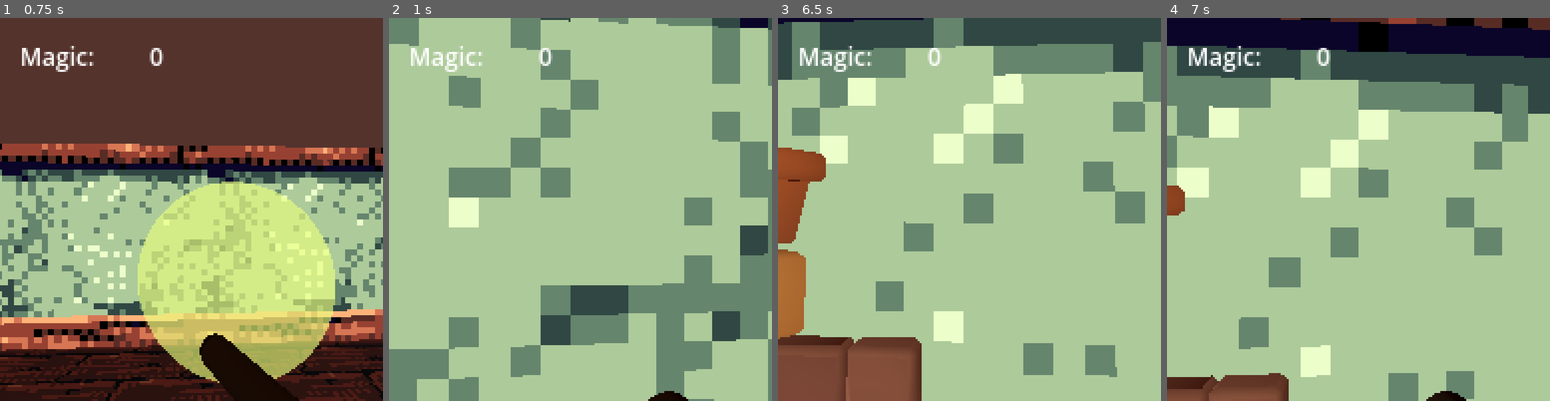
Above: before the commit, frames 1-4 (left to right).
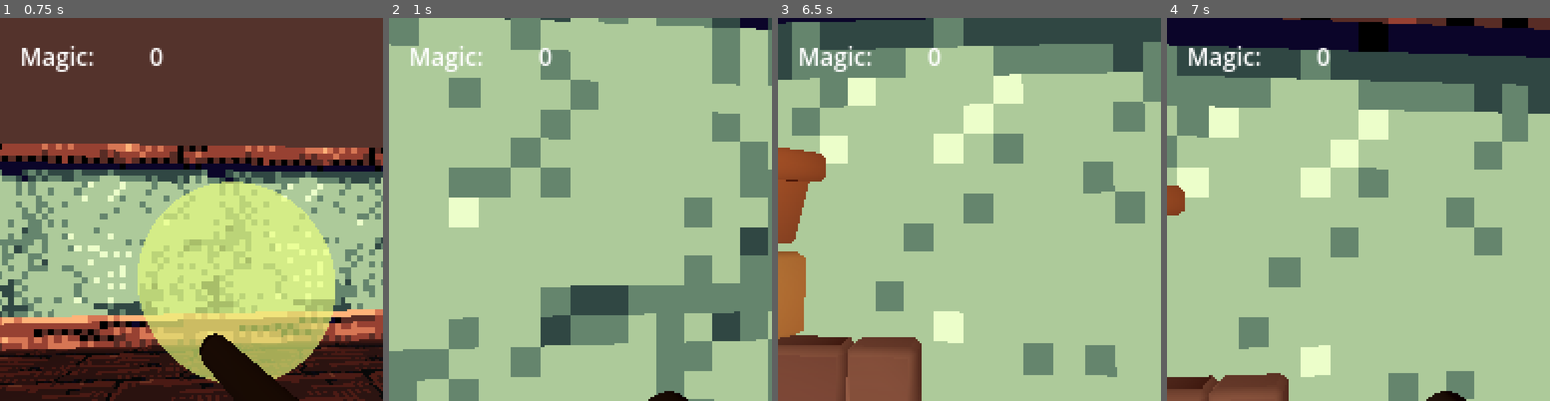
Above: after the commit, the same moments.

Repository: kaisalmon/gwt-85-entry
Game: Godot game, scene res://scenes/level/level.tscn
Same seed, same stepped clock (60 frames per second), same inputs: the game is played once before the commit and once after it.
Inputs (mouse positions are in pixels of both pictures, inside the frame that each line leads up to):
- Up to frame 1 (0.75 s): move the mouse to (210, 209) at 0.52 s; press the mouse at (210, 209) at 0.53 s; hold W (move_up) from 0.53 s (still down)
- Up to frame 2 (1 s): keep holding W (move_up)
- Up to frame 3 (6.5 s): move the mouse to (950, 209) at 1.27 s; release the mouse at (950, 209) at 1.28 s; click (950, 209) at 1.35 s; move the mouse to (980, 201) at 2.02 s; press the mouse at (980, 201) at 2.03 s; move the mouse to (965, 217) at 2.77 s; release the mouse at (965, 217) at 2.78 s; click (965, 217) at 2.85 s; move the mouse to (1000, 213) at 3.52 s; press the mouse at (1000, 213) at 3.53 s; move the mouse to (938, 205) at 4.27 s; release the mouse at (938, 205) at 4.28 s; click (938, 205) at 4.35 s; move the mouse to (973, 209) at 5.02 s; press the mouse at (973, 209) at 5.03 s; move the mouse to (954, 201) at 5.77 s; release W (move_up) at 5.78 s; release the mouse at (954, 201) at 5.78 s; hold D (move_right) from 5.78 s (still down); click (954, 201) at 5.85 s
- Up to frame 4 (7 s): move the mouse to (1377, 209) at 6.52 s; release D (move_right) at 6.53 s; press the mouse at (1377, 209) at 6.53 s; hold W (move_up) from 6.53 s (still down)

Frame 1 is identical in both runs. In frame 2, 0.8% of the frame differs, in the area x 0-99%, y 0-95%; in frame 3, 0.1%; in frame 4, 0.1%.

Commit message:
tried improving interaction

Diff:
--- a/scenes/interactable/cauldron.tscn
+++ b/scenes/interactable/cauldron.tscn
@@ -60,7 +60,7 @@
 draw_pass_1 = SubResource("QuadMesh_m4y0a")
 
 [node name="ItemConsumer" parent="." node_paths=PackedStringArray("debug_label_3d") instance=ExtResource("4_sw1e1")]
-transform = Transform3D(1, 0, 0, 0, 1, 0, 0, 0, 1, 0, 0.4, 0)
+transform = Transform3D(1, 0, 0, 0, 1, 0, 0, 0, 1, 0, 0.544188, 0)
 debug_label_3d = NodePath("../DebugLabel3D")
 
 [node name="DebugLabel3D" type="Label3D" parent="."]
@@ -69,3 +69,4 @@
 text = "lorem ipsum"
 
 [editable path="blockbench_export"]
+[editable path="ItemConsumer"]
--- a/scenes/interactable/item_provider.tscn
+++ b/scenes/interactable/item_provider.tscn
@@ -3,7 +3,7 @@
 [ext_resource type="Script" uid="uid://bnfcnb8qrl0t5" path="res://scenes/interactable/item_provider.gd" id="1_yvxfo"]
 
 [sub_resource type="SphereShape3D" id="SphereShape3D_b7q1x"]
-radius = 1.0
+radius = 0.8
 
 [sub_resource type="StandardMaterial3D" id="StandardMaterial3D_yvxfo"]
 transparency = 1
--- a/scenes/level/level.tscn
+++ b/scenes/level/level.tscn
@@ -160,3 +160,4 @@
 
 [editable path="Cauldron"]
 [editable path="Cauldron/blockbench_export"]
+[editable path="Cauldron/ItemConsumer"]
--- a/scenes/player/interaction.gd
+++ b/scenes/player/interaction.gd
@@ -29,18 +29,24 @@
 
 func _get_next_interactable() -> Interactable:
 	var found_interactable: Interactable = null
-	var invalid_interactables: Array[Interactable]
+
+	remove_invalid_interactables()
+	available_interactables.sort_custom(sort_by_dist.bind(global_position))
+
 	for interactable: Interactable in available_interactables:
-		if !is_instance_valid(interactable):
-			invalid_interactables.append(interactable)
-			continue
 		if interactable.can_interact(player):
 			found_interactable = interactable
 
-	for invalid_interactable: Interactable in invalid_interactables:
-		available_interactables.erase(invalid_interactable)
+	return found_interactable
 
-	return found_interactable
+func sort_by_dist(ia1: Interactable, ia2: Interactable, pos_reference: Vector3) -> int:
+	return ia1.global_position.distance_to(pos_reference) < ia2.global_position.distance_to(pos_reference)
+
+func remove_invalid_interactables() -> void:
+	for idx: int in available_interactables.size():
+		var reverse_index: int = available_interactables.size() - 1 - idx
+		if !is_instance_valid(available_interactables[reverse_index]):
+			available_interactables.remove_at(reverse_index)
 
 func _on_area_entered(area: Area3D) -> void:
 	if !area is Interactable || !is_instance_valid(area):
--- a/scenes/player/interaction.tscn
+++ b/scenes/player/interaction.tscn
@@ -3,7 +3,8 @@
 [ext_resource type="Script" uid="uid://cy7eylh2we5wt" path="res://scenes/player/interaction.gd" id="1_mf4np"]
 
 [sub_resource type="CylinderShape3D" id="CylinderShape3D_mf4np"]
-height = 1.5
+height = 1.0
+radius = 0.3
 
 [node name="Interaction" type="Area3D"]
 collision_layer = 0
--- a/scenes/player/player.tscn
+++ b/scenes/player/player.tscn
@@ -69,7 +69,7 @@
 mesh = SubResource("CylinderMesh_g2els")
 
 [node name="Interaction" parent="LookPivot" node_paths=PackedStringArray("player") instance=ExtResource("3_qhqgy")]
-transform = Transform3D(1, 0, 0, 0, 1, 0, 0, 0, 1, 0, 0, -1.20692)
+transform = Transform3D(1, 0, 0, 0, 1, 0, 0, 0, 1, 0, -0.315697, -1.604)
 player = NodePath("../..")
 
 [node name="FootstepTimer" type="Timer" parent="."]
